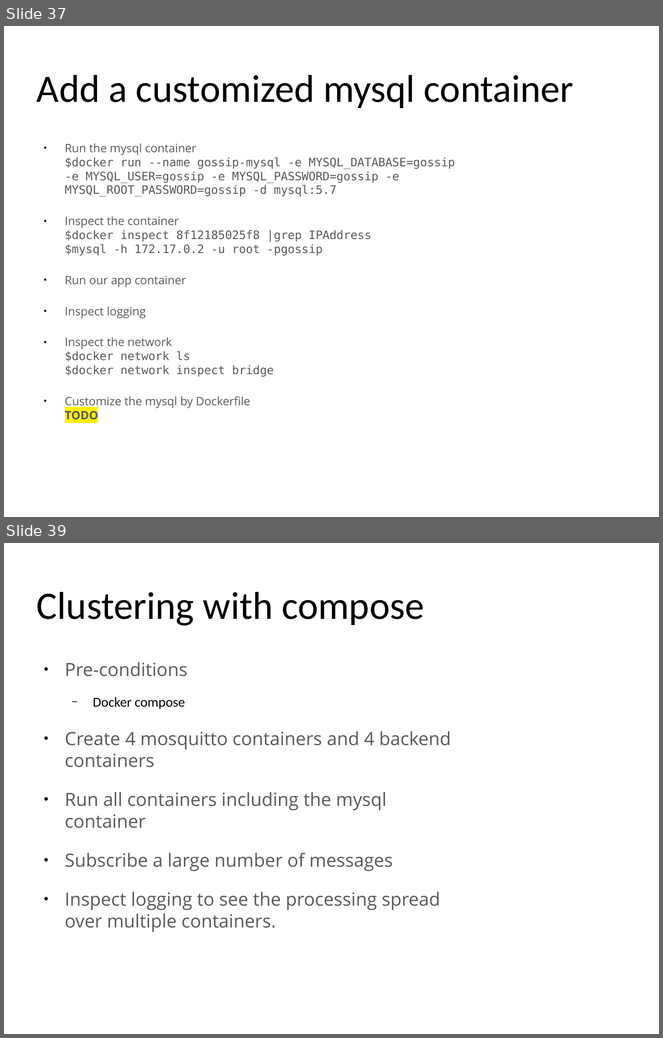
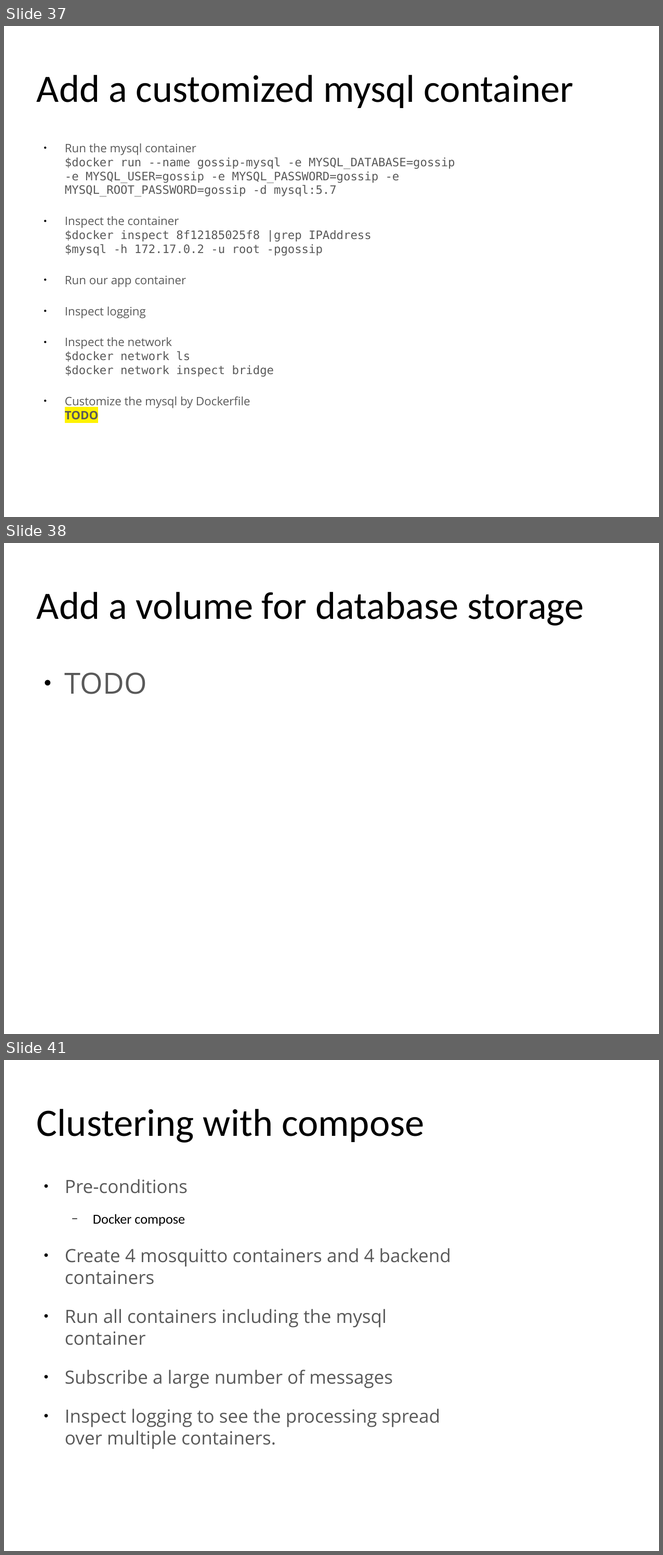
Before and after one commit to yeronimuz/gossip, a slide deck: presentation/docker_for_java_v1.0.odp. Shown one above the other, each under a label of ours: slides 37 and 39 before the commit, slides 37, 38 and 41 after it; the slides between them are not shown. The pictures are 663x1038 and 663x1555 pixels, drawn with LibreOffice and Linux fonts; fonts in the diff are those of the drawing; background and template pictures are left out. Boxes give left, top, right and bottom in pixels: in the first picture for what was removed or moved away, otherwise in the second. Text is boxed around its words. In the diff, an @@ line names an element or a change of style, - is before the commit and + after.

```diff
--- a/presentation/docker_for_java_v1.0.odp
+++ b/presentation/docker_for_java_v1.0.odp
@@ slide 38 added at (x1=4, y1=543, x2=659, y2=1034), background #FFFFFF @@
@@ title added at (x1=37, y1=592, x2=584, y2=626), 47 pt, text #000000 @@
+Add a volume for database storage
@@ text added at (x1=65, y1=672, x2=147, y2=694), 35.3 pt, text #595959 @@
+● TODO
@@ what was slide 39 is now slide 41 @@
```
Also in this commit, not shown: 8 slides changed, 1 other slide added.
